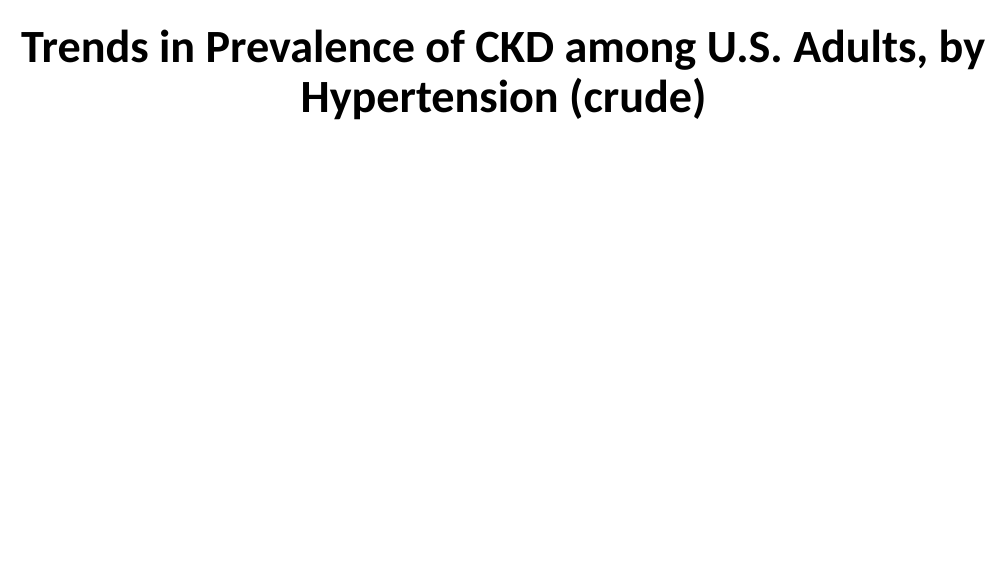
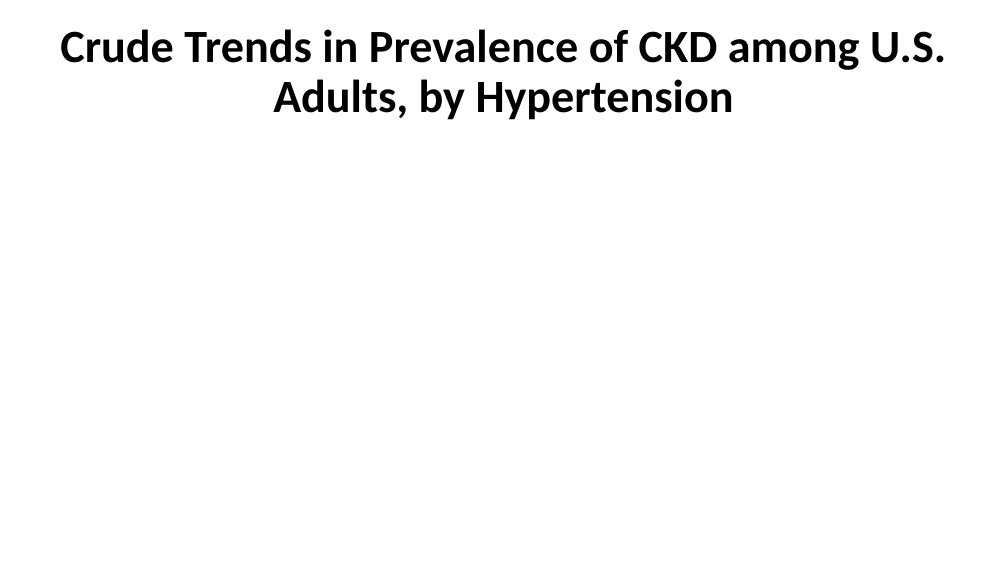
Before and after one commit to CDCgov/nccdphp-ddt-kdss, a slide deck: slide 11 of CKDSurveillance/PPT/Q9.pptx. Drawn at 1008x567 pixels with LibreOffice and Linux fonts; fonts in the diff are those of the drawing; background and template pictures are left out. Boxes give left, top, right and bottom in pixels: in the first picture for what was removed or moved away, otherwise in the second. Text is boxed around its words. In the diff, an @@ line names an element or a change of style, - is before the commit and + after.

```diff
--- a/CKDSurveillance/PPT/Q9.pptx
+++ b/CKDSurveillance/PPT/Q9.pptx
@@ title at box(60, 29, 946, 120): text changed @@
-Trends in Prevalence of CKD among U.S. Adults, by Hypertension (crude)
+Crude Trends in Prevalence of CKD among U.S. Adults, by Hypertension
```
Also in this commit, not shown: 10 other slides changed, 6 other files.
